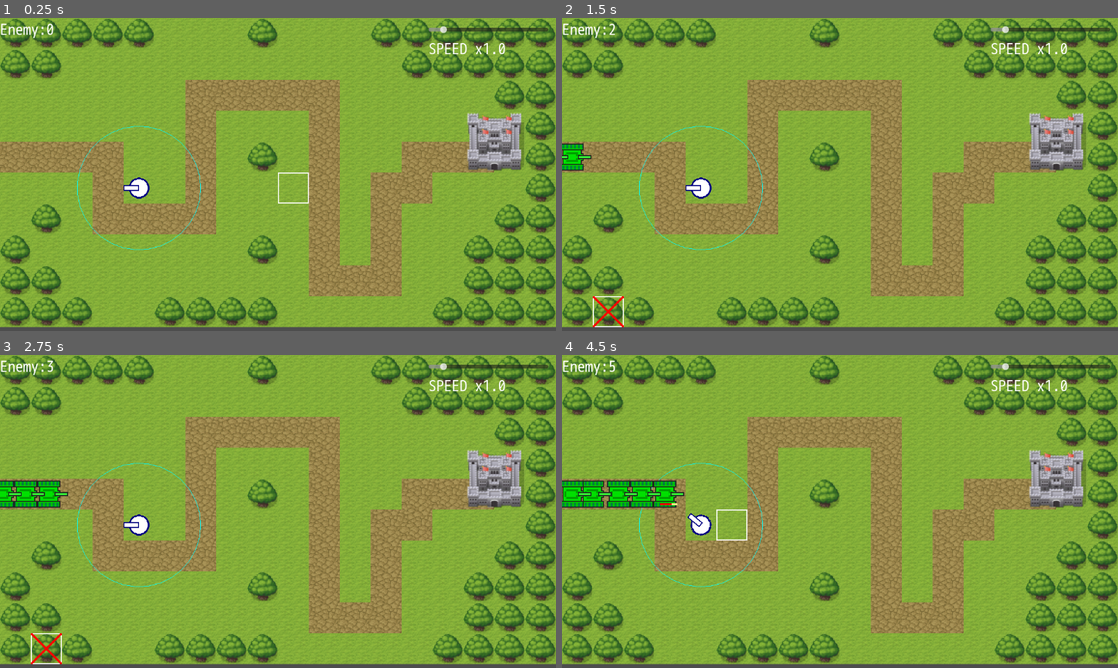
Above: before the commit, frames 1-4 (two rows, left to right).
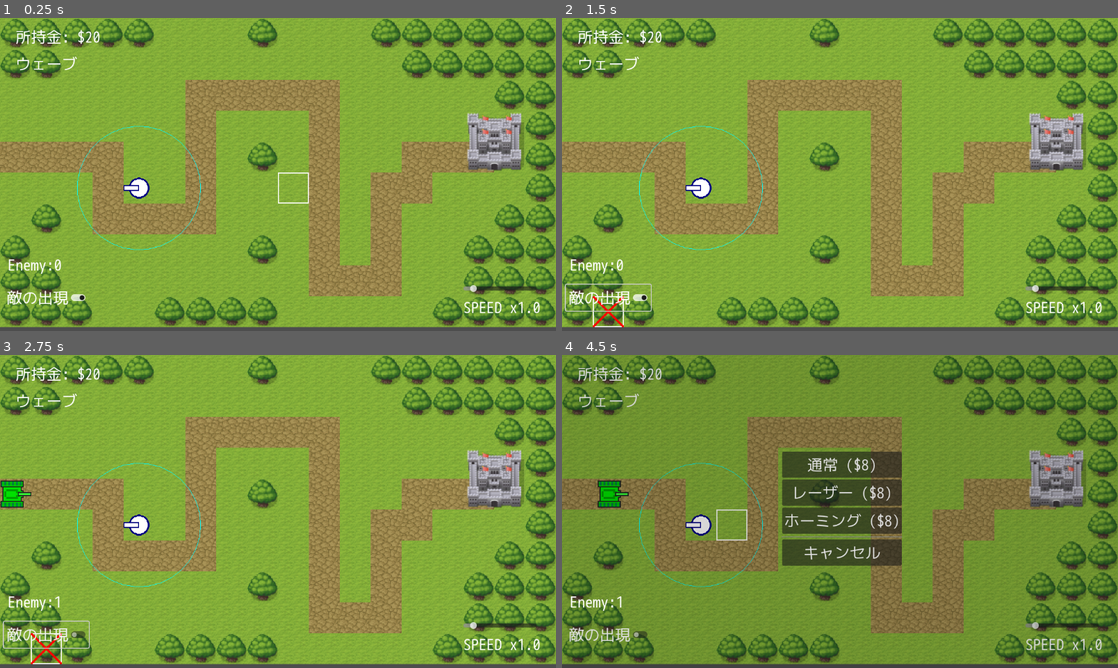
Above: after the commit, the same moments.

Repository: syun77/gd_towerdefense
Game: Godot game, scene res://Main.tscn
Two runs of this game, one before a commit and one after it. Both use one fixed random seed, a clock stepped at 60 frames per second and the inputs below.
Inputs (mouse positions are in pixels of both pictures, inside the frame that each line leads up to):
- Up to frame 1 (0.25 s): no input
- Up to frame 2 (1.5 s): click (606, 296) at 0.5 s, where only the run after the commit has a clickable "敵の出現"; click (606, 296) at 1.25 s, where only the run after the commit has a clickable "敵の出現"
- Up to frame 3 (2.75 s): click (44, 633) at 2 s, where only the run after the commit has a clickable "敵の出現"
- Up to frame 4 (4.5 s): move the mouse to (962, 495) at 2.77 s; click (962, 495) at 2.85 s; right-click (962, 495) at 3.05 s; click (840, 464) at 3.5 s, where only the run after the commit has a clickable "通常 ($8)"; move the mouse to (728, 527) at 4.27 s; right-click (728, 527) at 4.35 s

The runs differ from the first frame. In frame 1, 1.7% of the frame differs, in the area x 0-99%, y 1-95%; in frame 2, 2.2%; in frame 3, 2.6%; in frame 4, 74%, in the area x 0-100%, y 0-99%.

Commit message:
購入メニューを仮実装

Diff:
--- a/TowerDefense/Main.gd
+++ b/TowerDefense/Main.gd
@@ -9,10 +9,19 @@
 const MAP_OFS_X = 0
 const MAP_OFS_Y = 0
 
+## 動作モード.
+enum eMode {
+	FREE, # フリー.
+	BUY, # 購入.
+	BUILD, # ビルド(配置).
+	UPGRADE, # アップグレード.
+}
+
 # --------------------------------------------------
 # preload.
 # --------------------------------------------------
 const ENEMY_OBJ = preload("res://src/Enemy.tscn")
+const MENU_BUY_OBJ = preload("res://src/menu/MenuBuy.tscn")
 
 # --------------------------------------------------
 # on ready.
@@ -20,21 +29,28 @@
 @onready var _path2d = $EnemyLayer/Path2D
 @onready var _tilemap = $TileMap
 # CanvasLayer.
+@onready var _tower_layer = $TowerLayer
 @onready var _enemy_layer = $EnemyLayer
 @onready var _shot_layer = $ShotLayer
 @onready var _ui_layer = $UILayer
 # UI.
 @onready var _ui_cursor = $UILayer/Cursor
 @onready var _ui_cursor_cross = $UILayer/Cursor/Cross
-
+@onready var _ui_money = $UILayer/LabelMoney
+@onready var _ui_wave = $UILayer/LabelWave
 @onready var _ui_game_speed  = $UILayer/HSliderGameSpeed
 @onready var _ui_game_speed_label = $UILayer/HSliderGameSpeed/Label
 
-@onready var _ui_debug_label = $UILayer/DebugLabel
+@onready var _ui_appear_enemy = $UILayer/DbgLayer/CheckAppearEnemy
+@onready var _ui_debug_label = $UILayer/DbgLayer/DebugLabel
 
 # --------------------------------------------------
 # private var.
 # --------------------------------------------------
+var _mode = eMode.FREE
+var _timer = 0.0
+var _interval = 1.0
+var _menu:MenuCommon
 
 # --------------------------------------------------
 # private function.
@@ -54,23 +70,77 @@
 
 ## 更新.
 func _process(delta: float) -> void:
-	if Input.is_action_just_pressed("click"):
-		# 敵を生成.
-		var enemy = ENEMY_OBJ.instantiate()
-		enemy.setup(_path2d)
+	match _mode:
+		eMode.FREE:
+			_update_free(delta)
+			# ゲームオブジェクトの更新.
+			_update_objs(delta)
+		eMode.BUY:
+			_update_buy()
+	# UIの更新.
+	_update_ui()
+
+## 更新 > FREE.
+func _update_free(delta:float) -> void:
+	# 敵の出現.
+	_update_appear_enemy(delta)
 
 	_ui_cursor.position = Map.get_mouse_pos(true)
 	_ui_cursor.visible = true
 	var mouse_grid_pos = Map.get_grid_mouse_pos()
 	_ui_cursor_cross.visible = Map.cant_build_position(mouse_grid_pos)
 
-	# UIの更新.
-	_update_ui()
+	if Input.is_action_just_pressed("right-click"):
+		_menu = MENU_BUY_OBJ.instantiate()
+		_ui_layer.add_child(_menu)
+		_mode = eMode.BUY
+
+## 更新 > 購入.
+func _update_buy() -> void:
+	if _menu.closed():
+		var result = _menu.get_result()
+		_menu.queue_free()
+		_mode = eMode.FREE
+
+## 更新 > ゲームオブジェクト.
+func _update_objs(delta:float) -> void:
+	# タワー更新.
+	for tower in _tower_layer.get_children():
+		tower.update_manual(delta)
+	# 敵の更新.
+	_update_enemy(delta)
+	# ショットの更新.
+	for shot in _shot_layer.get_children():
+		shot.update_manual(delta)
+
+## 更新 > 敵の移動.
+func _update_enemy(delta:float) -> void:
+	var enemies = Common.get_enemies()
+	for enemy in enemies:
+		enemy.update_manual(delta)
+
+## 更新 > 敵の出現.
+func _update_appear_enemy(delta:float) -> void:
+	if _ui_appear_enemy.button_pressed == false:
+		return
+
+	_timer += delta
+	if _timer >= _interval:
+		_timer = 0.0
+		# 敵を生成.
+		var enemy = ENEMY_OBJ.instantiate()
+		enemy.setup(_path2d)
 
 ## 更新 > UI.
 func _update_ui() -> void:
+	# 所持金の更新.
+	_ui_money.text = "所持金: $%d"%Common.money
+
+	# ウェーブ数の更新.
+
 	# ゲーム速度の更新.
 	Common.game_speed = _ui_game_speed.value
 	_ui_game_speed_label.text = "SPEED x%3.1f"%Common.game_speed
 
+	# デバッグ用.
 	_ui_debug_label.text = "Enemy:%d"%Common.get_enemies().size()
--- a/TowerDefense/Main.tscn
+++ b/TowerDefense/Main.tscn
@@ -29,6 +29,11 @@
 layer_1/z_index = 0
 layer_1/tile_data = PackedInt32Array(196623, 196610, 6, 262159, 196610, 7, 196624, 262146, 6, 262160, 262146, 7, 262152 …(863 unchanged characters)…
 
+[node name="TowerLayer" type="CanvasLayer" parent="."]
+
+[node name="Tower" parent="TowerLayer" instance=ExtResource("6_l6cws")]
+position = Vector2(288, 352)
+
 [node name="EnemyLayer" type="CanvasLayer" parent="."]
 
 [node name="Path2D" type="Path2D" parent="EnemyLayer"]
@@ -46,11 +51,27 @@
 visible = false
 texture = ExtResource("4_4s62w")
 
+[node name="LabelMoney" type="Label" parent="UILayer"]
+offset_left = 32.0
+offset_top = 16.0
+offset_right = 112.0
+offset_bottom = 65.0
+theme = ExtResource("3_loh52")
+text = "所持金: $99999"
+
+[node name="LabelWave" type="Label" parent="UILayer"]
+offset_left = 32.0
+offset_top = 72.0
+offset_right = 256.0
+offset_bottom = 121.0
+theme = ExtResource("3_loh52")
+text = "ウェーブ"
+
 [node name="HSliderGameSpeed" type="HSlider" parent="UILayer"]
-offset_left = 888.0
-offset_top = 16.0
-offset_right = 1136.0
-offset_bottom = 32.0
+offset_left = 960.0
+offset_top = 552.0
+offset_right = 1112.0
+offset_bottom = 568.0
 max_value = 10.0
 step = 0.5
 value = 1.0
@@ -63,11 +84,21 @@
 theme = ExtResource("3_loh52")
 text = "Speed"
 
-[node name="DebugLabel" type="Label" parent="UILayer"]
-offset_right = 200.0
-offset_bottom = 80.0
+[node name="DbgLayer" type="CanvasLayer" parent="UILayer"]
+
+[node name="DebugLabel" type="Label" parent="UILayer/DbgLayer"]
+offset_left = 16.0
+offset_top = 488.0
+offset_right = 216.0
+offset_bottom = 568.0
 theme = ExtResource("3_loh52")
 text = "Debug"
 
-[node name="Tower" parent="." instance=ExtResource("6_l6cws")]
-position = Vector2(288, 352)
+[node name="CheckAppearEnemy" type="CheckButton" parent="UILayer/DbgLayer"]
+offset_left = 8.0
+offset_top = 552.0
+offset_right = 184.0
+offset_bottom = 606.0
+theme = ExtResource("3_loh52")
+button_pressed = true
+text = "敵の出現"
--- a/TowerDefense/project.godot
+++ b/TowerDefense/project.godot
@@ -30,6 +30,11 @@
 "events": [Object(InputEventMouseButton,"resource_local_to_scene":false,"resource_name":"","device":-1,"window_id":0,"a …(241 unchanged characters)…
 ]
 }
+right-click={
+"deadzone": 0.5,
+"events": [Object(InputEventMouseButton,"resource_local_to_scene":false,"resource_name":"","device":-1,"window_id":0,"alt_pressed":false,"shift_pressed":false,"ctrl_pressed":false,"meta_pressed":false,"button_mask":2,"position":Vector2(206, 27),"global_position":Vector2(214, 111),"factor":1.0,"button_index":2,"pressed":true,"double_click":false,"script":null)
+]
+}
 
 [layer_names]
 
--- a/TowerDefense/src/Enemy.gd
+++ b/TowerDefense/src/Enemy.gd
@@ -24,6 +24,7 @@
 
 var _hp:int = 0
 var _max_hp:int = 0
+var _money:int = 3 # 所持金.
 
 var _prev_pos = Vector2()
 
@@ -61,21 +62,15 @@
 	if _hp <= 0:
 		# 消滅.
 		vanish()
+		# お金ゲット!
+		Common.add_money(_money)
 
 ## 消滅.
 func vanish() -> void:
 	queue_free()
 
-# --------------------------------------------------
-# private function.
-# --------------------------------------------------
-## 開始.
-func _ready() -> void:
-	# 体力ゲージは消しておく.
-	_health_bar.visible = false
-
-## 更新.
-func _physics_process(delta: float) -> void:
+## 手動更新 (_process()は使わない).
+func update_manual(delta:float) -> void:
 	# 可変.
 	delta *= Common.game_speed
 
@@ -93,6 +88,16 @@
 
 	# HPバーの更新.
 	_update_health_bar()
+
+
+# --------------------------------------------------
+# private function.
+# --------------------------------------------------
+## 開始.
+func _ready() -> void:
+	# 体力ゲージは消しておく.
+	_health_bar.visible = false
+
 ## 回転処理.
 func _update_rotate():
 	var pos = _parent.position
--- a/TowerDefense/src/Shot.gd
+++ b/TowerDefense/src/Shot.gd
@@ -35,17 +35,18 @@
 func vanish() -> void:
 	queue_free()
 
+## 手動更新.
+func update_manual(delta:float) -> void:
+	delta *= Common.game_speed
+	position += _velocity * delta
+
+	if Common.is_outside(self, 16):
+		# 画面外に出た.
+		vanish()
+
 # --------------------------------------------------
 # private function.
 # --------------------------------------------------
 ## 開始.
 func _ready() -> void:
 	pass
-
-## 更新.
-func _physics_process(delta: float) -> void:
-	position += _velocity * delta
-
-	if Common.is_outside(self, 16):
-		# 画面外に出た.
-		vanish()
--- a/TowerDefense/src/Tower.gd
+++ b/TowerDefense/src/Tower.gd
@@ -31,15 +31,9 @@
 func setup() -> void:
 	pass
 
-# --------------------------------------------------
-# private function.
-# --------------------------------------------------
-## 開始.
-func _ready() -> void:
-	_spr.rotation = PI
-
-## 更新.
-func _physics_process(delta: float) -> void:
+## 手動更新.
+func update_manual(delta:float) -> void:
+	delta *= Common.game_speed
 	_timer += delta
 
 	# 一番近い敵を探す.
@@ -54,6 +48,14 @@
 
 	# 描画.
 	queue_redraw()
+
+
+# --------------------------------------------------
+# private function.
+# --------------------------------------------------
+## 開始.
+func _ready() -> void:
+	_spr.rotation = PI
 
 ## 更新 > 回転.
 func _update_rotate(enemy:Enemy) -> void:
--- a/TowerDefense/src/common/Common.gd
+++ b/TowerDefense/src/common/Common.gd
@@ -1,7 +1,22 @@
 extends Node
+# ==================================================
+# 共通モジュール.
+# ==================================================
 
+# --------------------------------------------------
+# const.
+# --------------------------------------------------
+const INIT_MONEY = 20
+
+# --------------------------------------------------
+# private vars.
+# --------------------------------------------------
+var _money = INIT_MONEY
 var _layers = {}
 
+# --------------------------------------------------
+# public functions.
+# --------------------------------------------------
 func setup(layers:Dictionary) -> void:
 	_layers = layers
 
@@ -50,6 +65,21 @@
 		return true
 	return false
 
+func add_money(v:int) -> void:
+	_money += v
+func spend_money(v:int) -> void:
+	_money -= v
+
+# --------------------------------------------------
+# properties.
+# --------------------------------------------------
+## 所持金.
+var money:
+	set(v):
+		assert("can't call")
+	get:
+		return _money
+
 ## ゲーム速度.
 var game_speed = 1.0:
 	set(v):
--- /dev/null
+++ b/TowerDefense/src/menu/MenuBuy.gd
@@ -0,0 +1,22 @@
+extends MenuCommon
+
+## 更新.
+func _process(delta: float) -> void:
+	if Input.is_action_just_pressed("right-click"):
+		_result = eResult.CANCEL
+
+## キャンセルボタン.
+func _on_button_cancel_pressed() -> void:
+	_result = eResult.CANCEL
+
+## 通常砲台を購入.
+func _on_button_buy_normal_pressed() -> void:
+	_result = eResult.BUY_NORMAL
+
+## レーザー砲台を購入.
+func _on_button_buy_laser_pressed() -> void:
+	_result = eResult.BUY_LASER
+
+## ホーミング砲台を購入.
+func _on_button_buy_horming_pressed() -> void:
+	_result = eResult.BUY_HORMING
--- /dev/null
+++ b/TowerDefense/src/menu/MenuBuy.tscn
@@ -0,0 +1,54 @@
+[gd_scene load_steps=3 format=3 uid="uid://cwhmapodemnmy"]
+
+[ext_resource type="Script" path="res://src/menu/MenuBuy.gd" id="1_ctvlr"]
+[ext_resource type="Theme" uid="uid://dcvufg8c2ac10" path="res://assets/default_theme.tres" id="1_u53uv"]
+
+[node name="MenuBuy" type="Control"]
+layout_mode = 3
+anchors_preset = 15
+anchor_right = 1.0
+anchor_bottom = 1.0
+grow_horizontal = 2
+grow_vertical = 2
+script = ExtResource("1_ctvlr")
+
+[node name="ColorRect" type="ColorRect" parent="."]
+layout_mode = 0
+offset_right = 1152.0
+offset_bottom = 648.0
+color = Color(0, 0, 0, 0.156863)
+
+[node name="ButtonList" type="VBoxContainer" parent="."]
+layout_mode = 0
+offset_left = 456.0
+offset_top = 200.0
+offset_right = 704.0
+offset_bottom = 436.0
+
+[node name="ButtonBuyNormal" type="Button" parent="ButtonList"]
+layout_mode = 2
+theme = ExtResource("1_u53uv")
+text = "通常 ($8)"
+
+[node name="ButtonBuyLaser" type="Button" parent="ButtonList"]
+layout_mode = 2
+theme = ExtResource("1_u53uv")
+text = "レーザー ($8)"
+
+[node name="ButtonBuyHorming" type="Button" parent="ButtonList"]
+layout_mode = 2
+theme = ExtResource("1_u53uv")
+text = "ホーミング ($8)"
+
+[node name="HSeparator" type="HSeparator" parent="ButtonList"]
+layout_mode = 2
+
+[node name="ButtonCancel" type="Button" parent="ButtonList"]
+layout_mode = 2
+theme = ExtResource("1_u53uv")
+text = "キャンセル"
+
+[connection signal="pressed" from="ButtonList/ButtonBuyNormal" to="." method="_on_button_buy_normal_pressed"]
+[connection signal="pressed" from="ButtonList/ButtonBuyLaser" to="." method="_on_button_buy_laser_pressed"]
+[connection signal="pressed" from="ButtonList/ButtonBuyHorming" to="." method="_on_button_buy_horming_pressed"]
+[connection signal="pressed" from="ButtonList/ButtonCancel" to="." method="_on_button_cancel_pressed"]
--- /dev/null
+++ b/TowerDefense/src/menu/MenuCommon.gd
@@ -0,0 +1,39 @@
+extends Control
+# =========================================
+# メニュー共通.
+# =========================================
+class_name MenuCommon
+
+# -----------------------------------------
+# const.
+# -----------------------------------------
+enum eResult {
+	NONE,
+	CANCEL,
+
+	# 購入.
+	BUY_NORMAL, # 通常の砲台
+	BUY_LASER, # レーザー砲台.
+	BUY_HORMING, # ホーミング砲台.
+
+	# アップグレード.
+	UG_RANGE, # 射程範囲.
+	UG_DAMAGE, # 攻撃力.
+	UG_FIRERATE, # 発射間隔.
+}
+
+# -----------------------------------------
+# private var.
+# -----------------------------------------
+var _result = eResult.NONE
+
+# -----------------------------------------
+# private function.
+# -----------------------------------------
+## 閉じたかどうか.
+func closed() -> bool:
+	return _result != eResult.NONE
+
+## 結果を取得する.
+func get_result() -> eResult:
+	return _result
